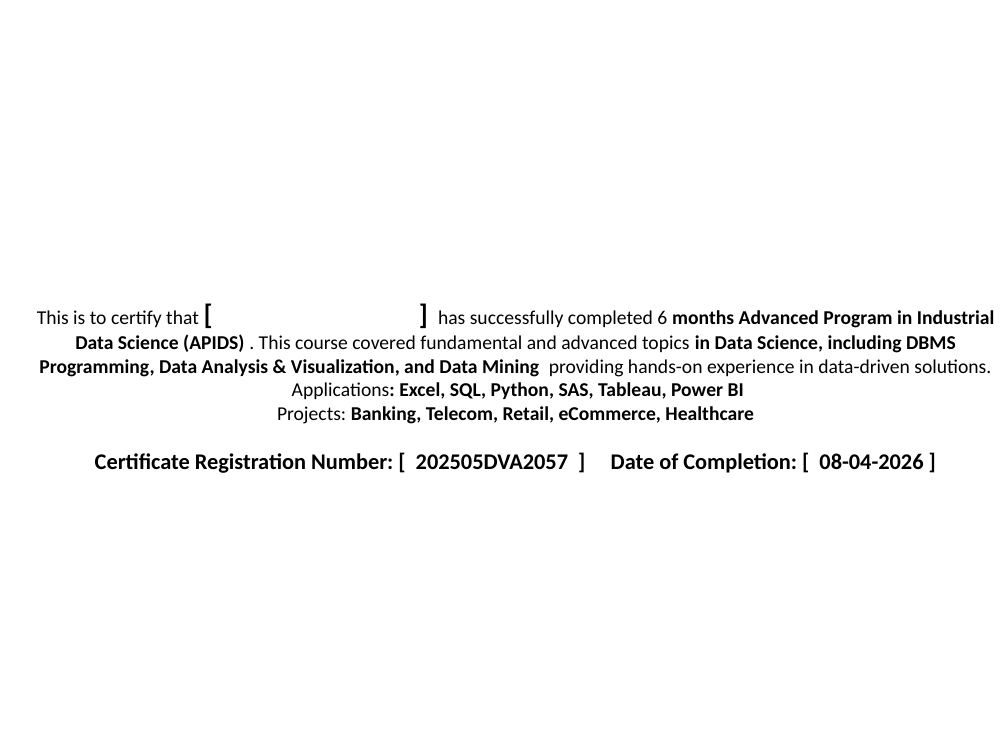
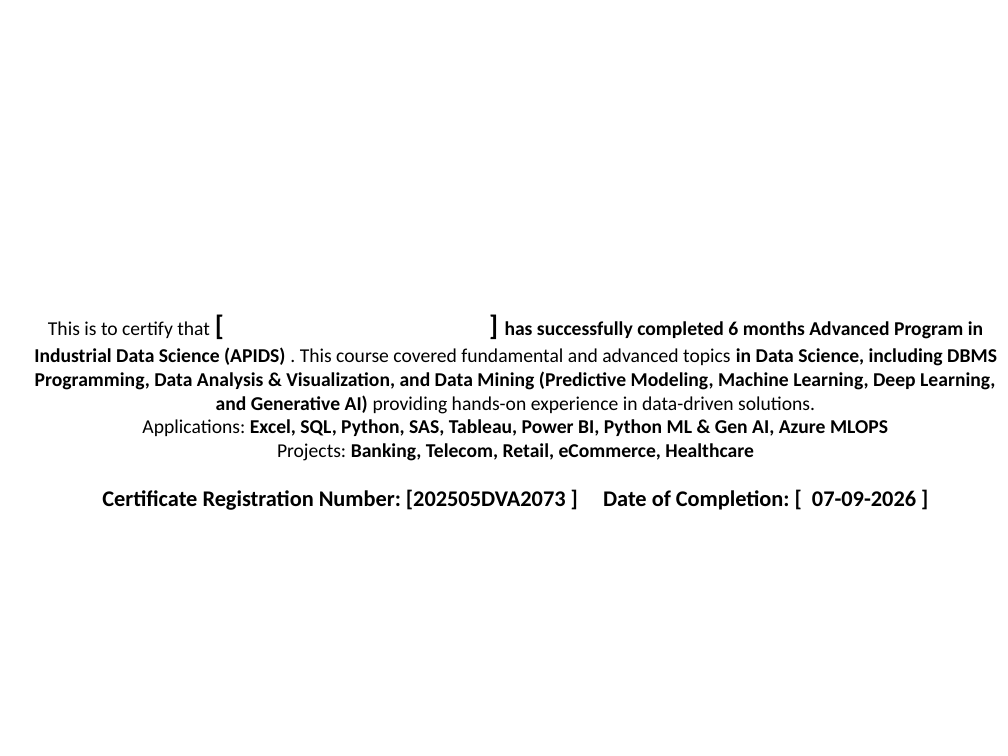
Before and after one commit to mdsajid-ui/DV_Course_Certificate, a slide deck: slide 1 of assets/templates/certificate_APIDS_blank.pptx. Drawn at 1008x756 pixels with LibreOffice and Linux fonts; fonts in the diff are those of the drawing; background and template pictures are left out. Boxes give left, top, right and bottom in pixels: in the first picture for what was removed or moved away, otherwise in the second. Text is boxed around its words. In the diff, an @@ line names an element or a change of style, - is before the commit and + after.

```diff
--- a/assets/templates/certificate_APIDS_blank.pptx
+++ b/assets/templates/certificate_APIDS_blank.pptx
@@ text at (34,321,997,510): text changed @@
-This is to certify that [ ] has successfully completed 6 months Advanced Program in Industrial Data Science (APIDS) . This course covered fundamental and advanced topics in Data Science, including DBMS Programming, Data Analysis & Visualization, and Data Mining providing hands-on experience in data-driven solutions.
-Applications: Excel, SQL, Python, SAS, Tableau, Power BI
-Projects: Banking, Telecom, Retail, eCommerce, Healthcare
-Certificate Registration Number: [ 202505DVA2057 ] Date of Completion: [ 08-04-2026 ]
+This is to certify that [ ] has successfully completed 6 months Advanced Program in Industrial Data Science (APIDS) . This course covered fundamental and advanced topics in Data Science, including DBMS Programming, Data Analysis & Visualization, and Data Mining (Predictive Modeling, Machine Learning, Deep Learning, and Generative AI) providing hands-on experience in data-driven solutions.
+Applications: Excel, SQL, Python, SAS, Tableau, Power BI, Python ML & Gen AI, Azure MLOPS
+Projects: Banking, Telecom, Retail, eCommerce, Healthcare
+Certificate Registration Number: [202505DVA2073 ] Date of Completion: [ 07-09-2026 ]
```
Also in this commit, not shown: 13 other files.
